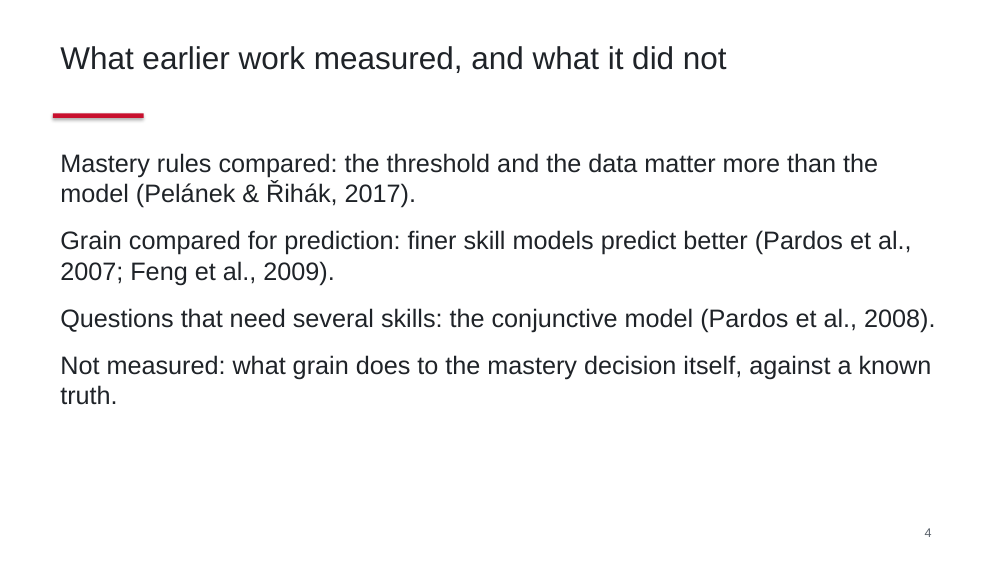
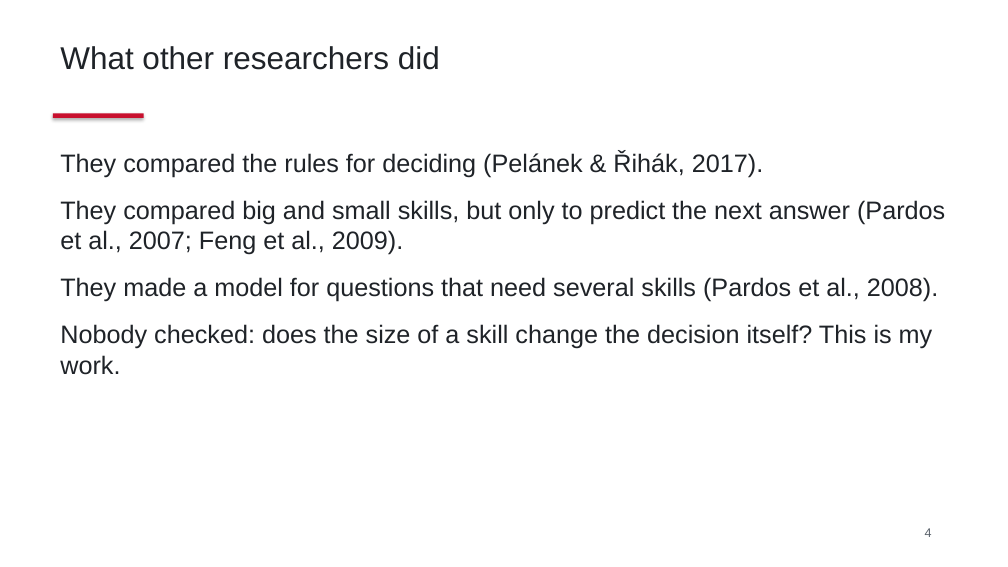
Before and after one commit to DavidTbilisi/zeno-math, a slide deck: slide 4 of docs/thesis/preliminary-defense.pptx. Drawn at 1008x567 pixels with LibreOffice and Linux fonts; fonts in the diff are those of the drawing. Boxes give left, top, right and bottom in pixels: in the first picture for what was removed or moved away, otherwise in the second. Text is boxed around its words. In the diff, an @@ line names an element or a change of style, - is before the commit and + after.

```diff
--- a/docs/thesis/preliminary-defense.pptx
+++ b/docs/thesis/preliminary-defense.pptx
@@ text at (x1=60, y1=46, x2=440, y2=70): text changed @@
-What earlier work measured, and what it did not
+What other researchers did
@@ text at (x1=60, y1=152, x2=945, y2=375): text changed @@
-Mastery rules compared: the threshold and the data matter more than the model (Pelánek & Řihák, 2017).
-Grain compared for prediction: finer skill models predict better (Pardos et al., 2007; Feng et al., 2009).
-Questions that need several skills: the conjunctive model (Pardos et al., 2008).
-Not measured: what grain does to the mastery decision itself, against a known truth.
+They compared the rules for deciding (Pelánek & Řihák, 2017).
+They compared big and small skills, but only to predict the next answer (Pardos et al., 2007; Feng et al., 2009).
+They made a model for questions that need several skills (Pardos et al., 2008).
+Nobody checked: does the size of a skill change the decision itself? This is my work.
```
Also in this commit, not shown: 10 other slides changed, 2 other files.
